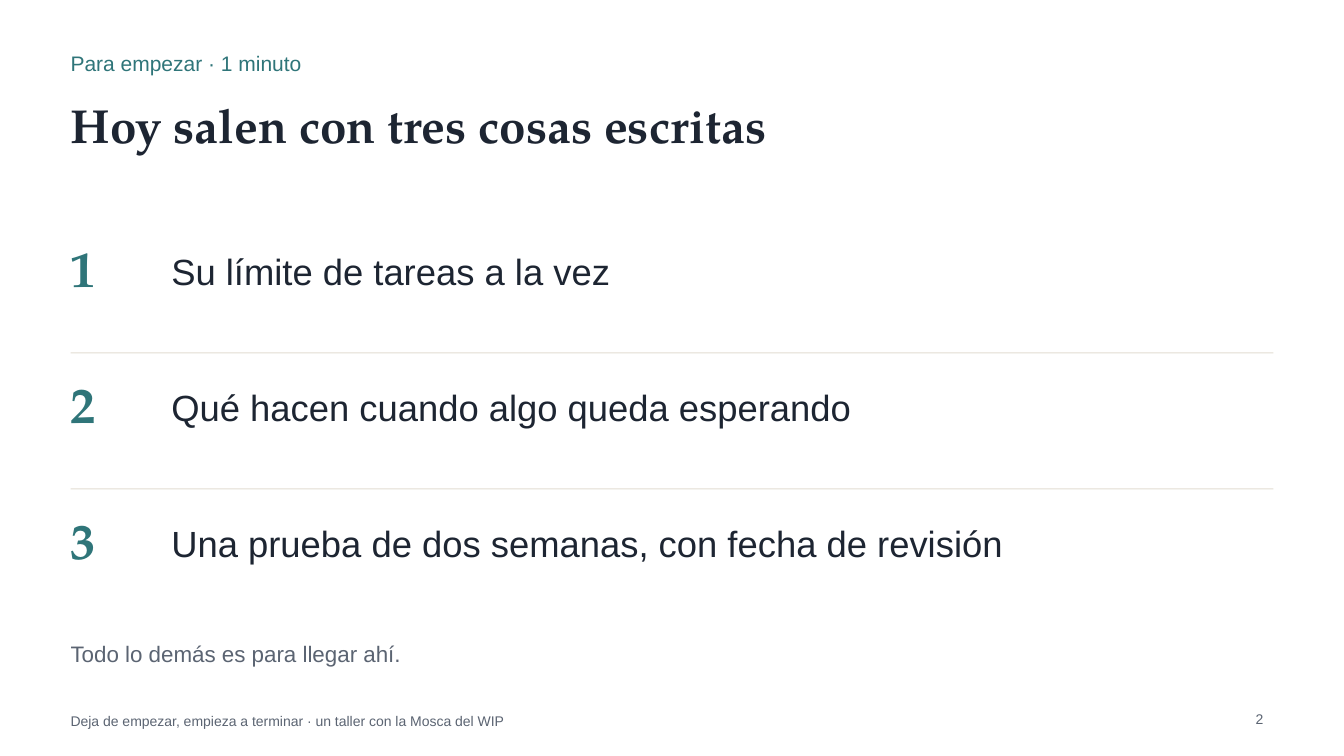
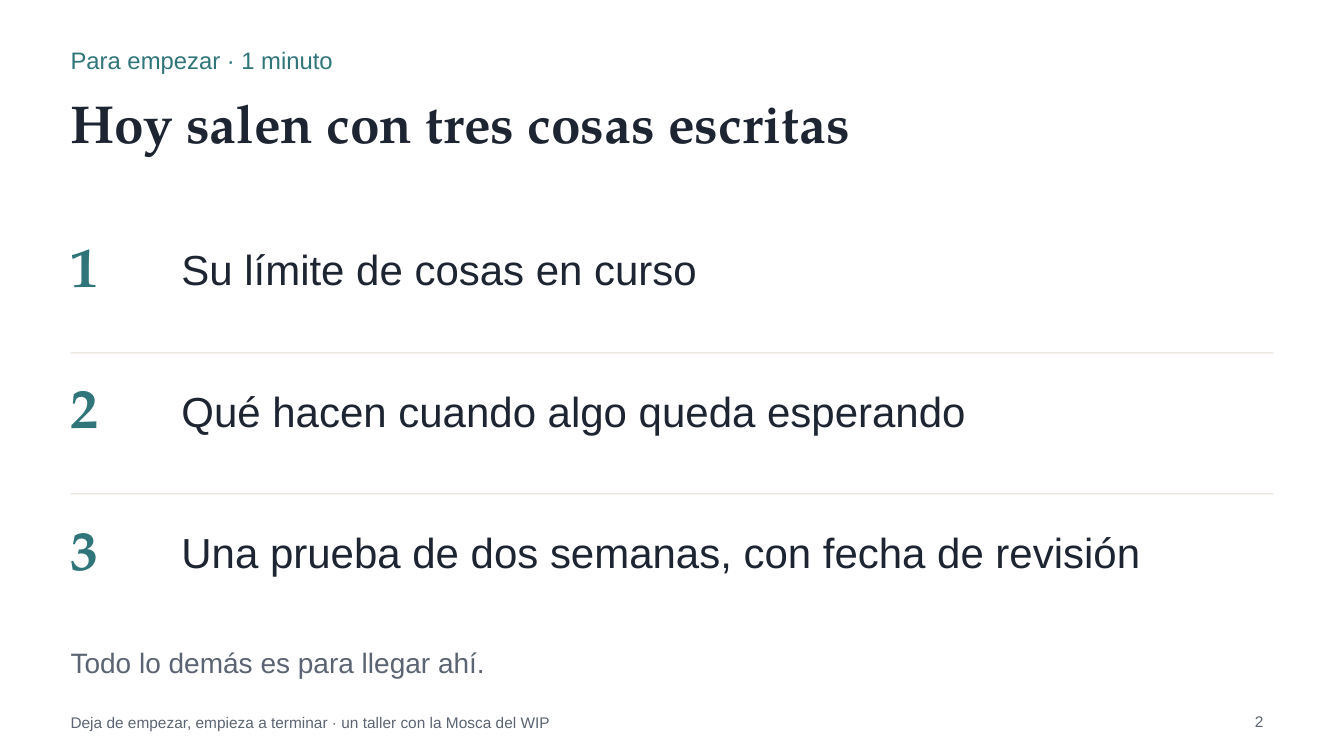
Before and after one commit to ferfelan/mosca-del-wip, a slide deck: slide 2 of public/taller/Mosca-del-WIP-Taller-Presentacion.pptx. Drawn at 1344x756 pixels with LibreOffice and Linux fonts; fonts in the diff are those of the drawing. Boxes give left, top, right and bottom in pixels: in the first picture for what was removed or moved away, otherwise in the second. Text is boxed around its words. In the diff, an @@ line names an element or a change of style, - is before the commit and + after.

```diff
--- a/public/taller/Mosca-del-WIP-Taller-Presentacion.pptx
+++ b/public/taller/Mosca-del-WIP-Taller-Presentacion.pptx
@@ text "Para empezar · 1 minuto" at (71,51,332,74): size 15 to 17 pt @@
@@ title "Hoy salen con tres cosas ..." at (71,104,850,157): size 34 to 38 pt @@
@@ text at (181,254,697,286): text changed; size 26 to 30 pt @@
-Su límite de tareas a la vez
+Su límite de cosas en curso
@@ text "Qué hacen cuando algo queda ...": place and size @@
-text "Qué hacen cuando algo queda ..." at (171,394,851,428)
+text "Qué hacen cuando algo queda ..." at (181,396,965,435)
@@ text "Qué hacen cuando algo queda ..." at (181,396,965,435): size 26 to 30 pt @@
@@ line moved from (71, 489) - (1273, 489) to (71, 494) - (1273, 494) @@
@@ size 36 to 40 pt in 3 elements at (71,391,99,428), (71,249,99,287), (71,533,99,571) @@
@@ text "Una prueba de dos semanas, ..." at (181,537,1140,576): size 26 to 30 pt @@
@@ text "Una prueba de dos semanas, ...": place and size @@
-text "Una prueba de dos semanas, ..." at (171,530,1002,565)
+text "Una prueba de dos semanas, ..." at (181,537,1140,576)
@@ text "Todo lo demás es para ..." at (71,652,485,678): size 16 to 20 pt @@
@@ text "Deja de empezar, empieza a ..." at (71,717,550,731): size 10 to 11 pt @@
@@ page number at (1255,716,1264,727): size 10 to 11 pt @@
```
Also in this commit, not shown: 11 other slides changed, 2 slides added, 1 slide removed, 10 other files.
